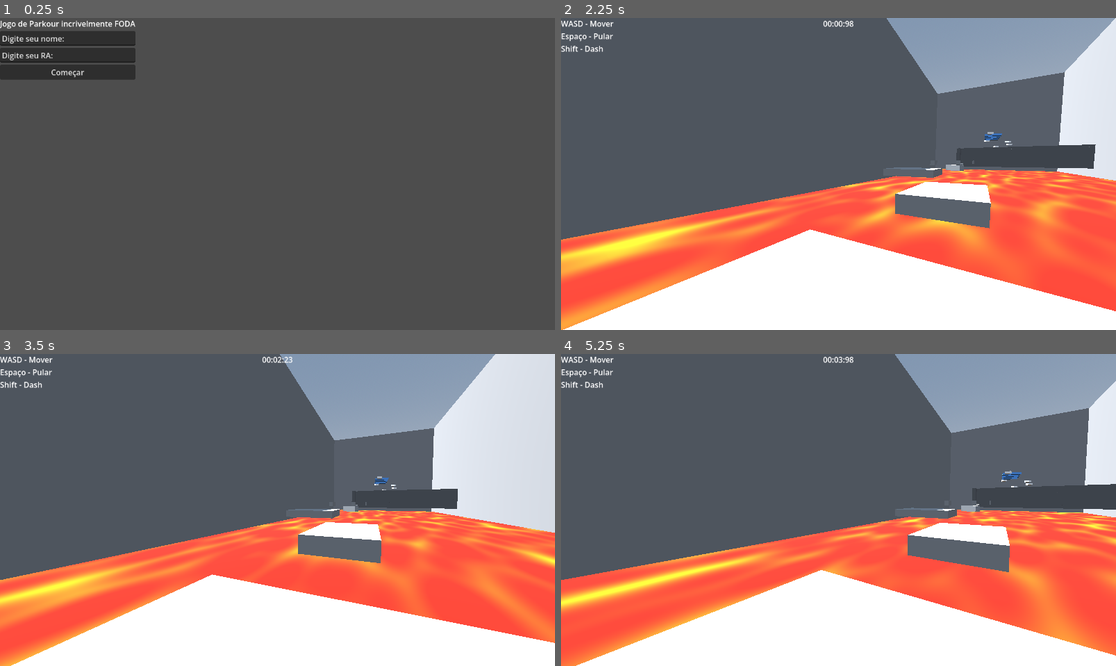
Above: before the commit, frames 1-4 (two rows, left to right).
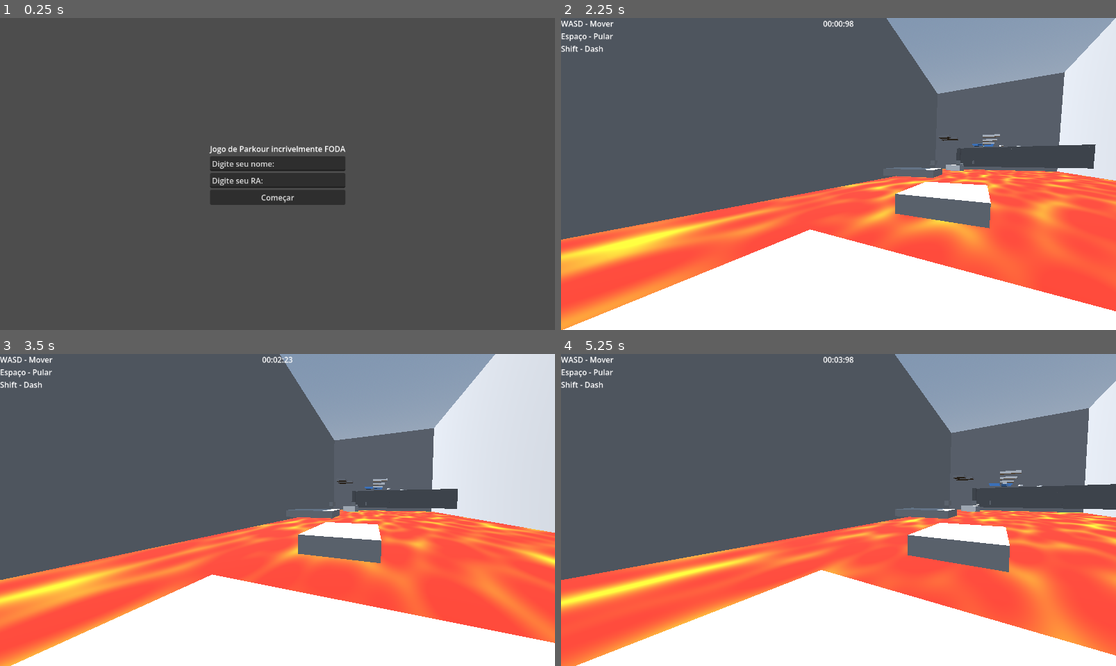
Above: after the commit, the same moments.

Repository: Hugouououo/UniGames
Game: Godot game, scene res://menu.tscn
Same seed, same stepped clock (60 frames per second), same inputs: the game is played once before the commit and once after it.
Inputs (mouse positions are in pixels of both pictures, inside the frame that each line leads up to):
- Up to frame 1 (0.25 s): no input
- Up to frame 2 (2.25 s): click "Começar" at 0.5 s; tap Enter (ui_accept) at 1.25, 1.52 s; move the mouse to (960, 158) at 1.27 s; hold Right (ui_right) 1.28-2.03 s; tap Shift (dash) at 1.35, 2.1 s; click (960, 158) at 1.42 s; move the mouse to (810, 174) at 2.02 s; hold Up (ui_up) from 2.03 s (still down)
- Up to frame 3 (3.5 s): keep holding Up (ui_up); tap Enter (ui_accept) at 2.27 s; move the mouse to (288, 503) at 2.77 s; tap Shift (dash) at 2.85 s
- Up to frame 4 (5.25 s): keep holding Up (ui_up); move the mouse to (832, 516) at 3.52 s; tap Shift (dash) at 3.6, 4.35, 5.1 s; click (832, 516) at 3.67 s; tap Enter (ui_accept) at 3.77, 4.52 s; move the mouse to (877, 513) at 4.27 s; move the mouse to (794, 506) at 5.02 s

The runs differ from the first frame. In frame 1, 7.2% of the frame differs, in the area x 0-63%, y 0-60%; in frame 2, 0.2%; in frame 3, 0.1%; in frame 4, 0.2%.

Commit message:
Plataforma que Some
Fiz umas plataformas que some a cada 3 segundos e estou fazendo uma que some quando o player relar nela.

Acho que já esta bom o jogo da pra gente colocar o final e nó criar a tabela de classificação.

Diff:
--- a/menu.tscn
+++ b/menu.tscn
@@ -9,10 +9,13 @@
 offset_bottom = 40.0
 
 [node name="VBoxContainer" type="VBoxContainer" parent="." unique_id=1669772939]
-layout_mode = 0
-offset_right = 281.00003
-offset_bottom = 128.0
-alignment = 1
+layout_mode = 1
+anchors_preset = -1
+offset_left = 435.5
+offset_top = 260.0
+offset_right = 716.5
+offset_bottom = 388.0
+alignment = 2
 
 [node name="LabelTitulo" type="Label" parent="VBoxContainer" unique_id=903782371]
 layout_mode = 2
--- /dev/null
+++ b/plataforme_inv_1.gd
@@ -0,0 +1,23 @@
+extends Node3D
+
+@export var tempo := 3.0
+@export var comeca_visivel := true
+
+@onready var mesh = self
+
+var visivel := true
+
+func _ready():
+	visivel = comeca_visivel
+	atualizar_estado()
+	ciclo()
+
+func ciclo():
+	while true:
+		await get_tree().create_timer(tempo).timeout
+		visivel = !visivel
+		atualizar_estado()
+
+func atualizar_estado():
+	mesh.visible = visivel
+	mesh.use_collision = visivel
--- /dev/null
+++ b/plataforme_inv_2.gd
@@ -0,0 +1,23 @@
+extends Node3D
+
+@export var tempo := 3.0
+@export var comeca_visivel := false
+
+@onready var mesh = self
+
+var visivel := true
+
+func _ready():
+	visivel = comeca_visivel
+	atualizar_estado()
+	ciclo()
+
+func ciclo():
+	while true:
+		await get_tree().create_timer(tempo).timeout
+		visivel = !visivel
+		atualizar_estado()
+
+func atualizar_estado():
+	mesh.visible = visivel
+	mesh.use_collision = visivel
--- /dev/null
+++ b/plataforme_inv_3.gd
@@ -0,0 +1,23 @@
+extends Node3D
+
+@export var tempo := 3.0
+@export var comeca_visivel := true
+
+@onready var mesh = self
+
+var visivel := true
+
+func _ready():
+	visivel = comeca_visivel
+	atualizar_estado()
+	ciclo()
+
+func ciclo():
+	while true:
+		await get_tree().create_timer(tempo).timeout
+		visivel = !visivel
+		atualizar_estado()
+
+func atualizar_estado():
+	mesh.visible = visivel
+	mesh.use_collision = visivel
--- /dev/null
+++ b/plataforme_inv_4.gd
@@ -0,0 +1,23 @@
+extends Node3D
+
+@export var tempo := 3.0
+@export var comeca_visivel := false
+
+@onready var mesh = self
+
+var visivel := true
+
+func _ready():
+	visivel = comeca_visivel
+	atualizar_estado()
+	ciclo()
+
+func ciclo():
+	while true:
+		await get_tree().create_timer(tempo).timeout
+		visivel = !visivel
+		atualizar_estado()
+
+func atualizar_estado():
+	mesh.visible = visivel
+	mesh.use_collision = visivel
--- /dev/null
+++ b/plataforme_inv_5.gd
@@ -0,0 +1,23 @@
+extends Node3D
+
+@export var tempo := 3.0
+@export var comeca_visivel := true
+
+@onready var mesh = self
+
+var visivel := true
+
+func _ready():
+	visivel = comeca_visivel
+	atualizar_estado()
+	ciclo()
+
+func ciclo():
+	while true:
+		await get_tree().create_timer(tempo).timeout
+		visivel = !visivel
+		atualizar_estado()
+
+func atualizar_estado():
+	mesh.visible = visivel
+	mesh.use_collision = visivel
--- /dev/null
+++ b/plataforme_inv_6.gd
@@ -0,0 +1,23 @@
+extends Node3D
+
+@export var tempo := 3.0
+@export var comeca_visivel := false
+
+@onready var mesh = self
+
+var visivel := true
+
+func _ready():
+	visivel = comeca_visivel
+	atualizar_estado()
+	ciclo()
+
+func ciclo():
+	while true:
+		await get_tree().create_timer(tempo).timeout
+		visivel = !visivel
+		atualizar_estado()
+
+func atualizar_estado():
+	mesh.visible = visivel
+	mesh.use_collision = visivel
--- /dev/null
+++ b/plataforme_some.gd
@@ -0,0 +1,26 @@
+extends StaticBody3D
+
+@export var tempo_para_sumir := 2.0
+
+@onready var mesh: MeshInstance3D = $MeshInstance3D
+@onready var colisao: CollisionShape3D = $CollisionShape3D
+@onready var area: Area3D = $Area3D
+
+var ativado := false
+
+func _ready():
+	area.body_entered.connect(_on_body_entered)
+
+func _on_body_entered(body):
+	if ativado:
+		return
+
+	if body.is_in_group("player"):
+		ativado = true
+		sumir()
+
+func sumir():
+	await get_tree().create_timer(tempo_para_sumir).timeout
+
+	mesh.visible = false
+	colisao.disabled = true
--- a/principal.tscn
+++ b/principal.tscn
@@ -8,6 +8,13 @@
 [ext_resource type="Script" uid="uid://bdu5073ctjf3b" path="res://lab.gd" id="6_jpj0s"]
 [ext_resource type="Script" uid="uid://broec2f2fig1r" path="res://plataforma_mov.gd" id="7_jpj0s"]
 [ext_resource type="PackedScene" uid="uid://xv2tsckrsff2" path="res://biblioteca_cores.tscn" id="8_qlig8"]
+[ext_resource type="Script" uid="uid://bnd4q1jvmbrcg" path="res://plataforme_inv_1.gd" id="9_iuule"]
+[ext_resource type="Script" uid="uid://cmwok5toqjl58" path="res://plataforme_inv_2.gd" id="10_eq8du"]
+[ext_resource type="Script" uid="uid://ed3kwxmxstl3" path="res://plataforme_inv_3.gd" id="11_cxgpi"]
+[ext_resource type="Script" uid="uid://dy7o76toplnps" path="res://plataforme_inv_4.gd" id="12_ynwup"]
+[ext_resource type="Script" uid="uid://pdgtadjsggx3" path="res://plataforme_inv_5.gd" id="13_rjysx"]
+[ext_resource type="Script" uid="uid://xb8q6bu3np4d" path="res://plataforme_inv_6.gd" id="14_75vob"]
+[ext_resource type="Script" uid="uid://b84sqt561mx4m" path="res://plataforme_some.gd" id="15_eq8du"]
 
 [sub_resource type="ProceduralSkyMaterial" id="ProceduralSkyMaterial_tr6oq"]
 sky_horizon_color = Color(0.66224277, 0.6717428, 0.6867428, 1)
@@ -77,6 +84,12 @@
 
 [sub_resource type="StandardMaterial3D" id="StandardMaterial3D_5jtgv"]
 albedo_color = Color(0.3968904, 0.6514348, 1, 1)
+
+[sub_resource type="BoxMesh" id="BoxMesh_cxgpi"]
+
+[sub_resource type="BoxShape3D" id="BoxShape3D_eq8du"]
+
+[sub_resource type="BoxShape3D" id="BoxShape3D_ynwup"]
 
 [node name="Principal" type="Node3D" unique_id=1734729434]
 
@@ -265,79 +278,79 @@
 material = SubResource("StandardMaterial3D_ek21e")
 
 [node name="CSGMesh3D9" type="CSGMesh3D" parent="." unique_id=934646003]
-transform = Transform3D(6.93, 0, 0, 0, 1, 0, 0, 0, 4.1616836, 149.22679, 0, 19.569792)
+transform = Transform3D(6.93, 0, 0, 0, 1, 0, 0, 0, 4.1616836, 158.14853, 0, 19.569792)
 use_collision = true
 mesh = SubResource("BoxMesh_ep5lw")
 material = SubResource("StandardMaterial3D_1g4wj")
 
 [node name="CSGMesh3D31" type="CSGMesh3D" parent="." unique_id=92138149]
-transform = Transform3D(2.1047666, 0, 0, 0, 1, 0, 0, 0, 1.0270802, 158.06398, 1.596535, 18.082052)
+transform = Transform3D(2.1047666, 0, 0, 0, 1, 0, 0, 0, 1.0270802, 167.88786, 1.596535, 20.227356)
 use_collision = true
 mesh = SubResource("BoxMesh_ep5lw")
 material = SubResource("StandardMaterial3D_1g4wj")
 
 [node name="CSGMesh3D32" type="CSGMesh3D" parent="." unique_id=434287674]
-transform = Transform3D(2.1047666, 0, 0, 0, 1, 0, 0, 0, 1.7116104, 163.41513, 2.9353006, 20.989487)
+transform = Transform3D(2.1047666, 0, 0, 0, 1, 0, 0, 0, 1.7116104, 164.54367, 2.9353006, 14.160921)
 use_collision = true
 mesh = SubResource("BoxMesh_ep5lw")
 material = SubResource("StandardMaterial3D_1g4wj")
 
 [node name="CSGMesh3D33" type="CSGMesh3D" parent="." unique_id=1457078611]
-transform = Transform3D(2.1047666, 0, 0, 0, 1, 0, 0, 0, 1.8776182, 167.90712, 4.339313, 18.305681)
+transform = Transform3D(2.1047666, 0, 0, 0, 1, 0, 0, 0, 1.8776182, 164.4719, 4.339313, 22.932262)
 use_collision = true
 mesh = SubResource("BoxMesh_ep5lw")
 material = SubResource("StandardMaterial3D_1g4wj")
 
 [node name="CSGMesh3D34" type="CSGMesh3D" parent="." unique_id=895996050]
-transform = Transform3D(2.1047666, 0, 0, 0, 1, 0, 0, 0, 1.9802911, 173.56854, 5.739525, 20.99415)
+transform = Transform3D(2.1047666, 0, 0, 0, 1, 0, 0, 0, 1.9802911, 173.56854, 5.739525, 22.948359)
 use_collision = true
 mesh = SubResource("BoxMesh_ep5lw")
 material = SubResource("StandardMaterial3D_1g4wj")
 
 [node name="CSGMesh3D35" type="CSGMesh3D" parent="." unique_id=688535473]
-transform = Transform3D(1.8364005, 0, -1.1050137, 0, 1, 0, 1.0284337, 0, 1.973144, 181.7566, 7.0883026, 19.453152)
+transform = Transform3D(1.8364005, 0, -1.1050137, 0, 1, 0, 1.0284337, 0, 1.973144, 181.7566, 7.0883026, 23.040525)
 use_collision = true
 mesh = SubResource("BoxMesh_ep5lw")
 material = SubResource("StandardMaterial3D_1g4wj")
 
 [node name="CSGMesh3D36" type="CSGMesh3D" parent="." unique_id=1437202644]
-transform = Transform3D(1.714035, 0, 1.3124846, 0, 1, 0, -1.2215264, 0, 1.8416669, 183.61765, 7.810255, 11.187672)
+transform = Transform3D(1.714035, 0, 1.3124846, 0, 1, 0, -1.2215264, 0, 1.8416669, 191.0498, 7.810255, 23.2626)
 use_collision = true
 mesh = SubResource("BoxMesh_ep5lw")
 material = SubResource("StandardMaterial3D_1g4wj")
 
 [node name="CSGMesh3D37" type="CSGMesh3D" parent="." unique_id=1939297060]
-transform = Transform3D(1.9222169, 0, -0.9212383, 0, 1, 0, 0.8573942, 0, 2.0653505, 179.18852, 8.990143, 4.972755)
+transform = Transform3D(1.9222169, 0, -0.9212383, 0, 1, 0, 0.8573942, 0, 2.0653505, 200.68115, 8.990143, 23.284534)
 use_collision = true
 mesh = SubResource("BoxMesh_ep5lw")
 material = SubResource("StandardMaterial3D_1g4wj")
 
 [node name="CSGMesh3D38" type="CSGMesh3D" parent="." unique_id=2113132847]
-transform = Transform3D(1.0318615, 0, -1.971077, 0, 1, 0, 1.8344766, 0, 1.1086967, 171.80687, 10.81065, 7.2191057)
+transform = Transform3D(1.0318615, 0, -1.971077, 0, 1, 0, 1.8344766, 0, 1.1086967, 213.52272, 10.81065, 24.275677)
 use_collision = true
 mesh = SubResource("BoxMesh_ep5lw")
 material = SubResource("StandardMaterial3D_1g4wj")
 
 [node name="CSGMesh3D39" type="CSGMesh3D" parent="." unique_id=810105198]
-transform = Transform3D(1.0318615, 0, -1.971077, 0, 1, 0, 1.8344766, 0, 1.1086967, 169.99956, 12.023262, 13.8567505)
+transform = Transform3D(1.0318615, 0, -1.971077, 0, 1, 0, 1.8344766, 0, 1.1086967, 220.90556, 12.023262, 24.844992)
 use_collision = true
 mesh = SubResource("BoxMesh_ep5lw")
 material = SubResource("StandardMaterial3D_1g4wj")
 
 [node name="CSGMesh3D40" type="CSGMesh3D" parent="." unique_id=1189633946]
-transform = Transform3D(1.0318615, 0, -1.971077, 0, 1, 0, 1.8344766, 0, 1.1086967, 163.91156, 14.474244, 1.86971)
+transform = Transform3D(1.0318615, 0, -1.971077, 0, 1, 0, 1.8344766, 0, 1.1086967, 227.57794, 14.474244, 13.239624)
 use_collision = true
 mesh = SubResource("BoxMesh_ep5lw")
 material = SubResource("StandardMaterial3D_1g4wj")
 
 [node name="CSGMesh3D42" type="CSGMesh3D" parent="." unique_id=1624925274]
-transform = Transform3D(-0.22388017, 0, -2.2486634, 0, 1, 0, 2.092826, 0, -0.24055105, 116.92578, 14.474244, 2.6998487)
+transform = Transform3D(-0.22388017, 0, -2.2486634, 0, 1, 0, 2.092826, 0, -0.24055105, 188.71059, 14.474244, 2.6998487)
 use_collision = true
 mesh = SubResource("BoxMesh_ep5lw")
 material = SubResource("StandardMaterial3D_1g4wj")
 
 [node name="CSGMesh3D41" type="CSGMesh3D" parent="." unique_id=1957932189]
-transform = Transform3D(1.7437179, 0, -1.266541, 0, 1, 0, 1.1787666, 0, 1.87356, 162.70128, 13.348283, 12.728684)
+transform = Transform3D(1.7437179, 0, -1.266541, 0, 1, 0, 1.1787666, 0, 1.87356, 228.007, 13.348283, 24.847744)
 use_collision = true
 mesh = SubResource("BoxMesh_ep5lw")
 material = SubResource("StandardMaterial3D_1g4wj")
@@ -409,7 +422,7 @@
 shape = SubResource("BoxShape3D_jpj0s")
 
 [node name="CSGMesh3D2" type="CSGMesh3D" parent="Plataforme_mov4" unique_id=1988342692]
-transform = Transform3D(2.68607, 0, 0, 0, 1, 0, 0, 0, 6.8, 109.17365, -0.7903881, 19.721432)
+transform = Transform3D(2.68607, 0, 0, 0, 1, 0, 0, 0, 6.8, 185.06366, -0.7903881, 19.721432)
 use_collision = true
 mesh = SubResource("BoxMesh_vwsrf")
 material = SubResource("StandardMaterial3D_5jtgv")
@@ -424,7 +437,7 @@
 shape = SubResource("BoxShape3D_jpj0s")
 
 [node name="CSGMesh3D2" type="CSGMesh3D" parent="Plataforme_mov5" unique_id=2042175376]
-transform = Transform3D(2.68607, 0, 0, 0, 1, 0, 0, 0, 6.8, 109.17365, -0.7903881, 19.721432)
+transform = Transform3D(2.68607, 0, 0, 0, 1, 0, 0, 0, 6.8, 182.46173, -0.7903881, 12.08427)
 use_collision = true
 mesh = SubResource("BoxMesh_vwsrf")
 material = SubResource("StandardMaterial3D_5jtgv")
@@ -439,7 +452,7 @@
 shape = SubResource("BoxShape3D_jpj0s")
 
 [node name="CSGMesh3D2" type="CSGMesh3D" parent="Plataforme_mov6" unique_id=402235620]
-transform = Transform3D(2.68607, 0, 0, 0, 1, 0, 0, 0, 6.8, 109.17365, -0.7903881, 19.721432)
+transform = Transform3D(2.68607, 0, 0, 0, 1, 0, 0, 0, 6.8, 180.95844, -0.7903881, 19.721432)
 use_collision = true
 mesh = SubResource("BoxMesh_vwsrf")
 material = SubResource("StandardMaterial3D_5jtgv")
@@ -454,7 +467,7 @@
 shape = SubResource("BoxShape3D_jpj0s")
 
 [node name="CSGMesh3D2" type="CSGMesh3D" parent="Plataforme_mov7" unique_id=83951602]
-transform = Transform3D(2.68607, 0, 0, 0, 1, 0, 0, 0, 6.8, 109.17365, -0.7903881, 19.721432)
+transform = Transform3D(2.68607, 0, 0, 0, 1, 0, 0, 0, 6.8, 180.9585, -0.7903881, 11.829609)
 use_collision = true
 mesh = SubResource("BoxMesh_vwsrf")
 material = SubResource("StandardMaterial3D_5jtgv")
@@ -475,3 +488,71 @@
 material = SubResource("StandardMaterial3D_5jtgv")
 
 [node name="biblioteca_cores" parent="." unique_id=601728892 instance=ExtResource("8_qlig8")]
+
+[node name="Plataforme_Inv1" type="CSGMesh3D" parent="." unique_id=779889972]
+transform = Transform3D(0.17971301, 0, 4.160284, 0, 1, 0, -6.9276686, 0, 0.10792346, 179.68083, 13.885108, 3.2247906)
+use_collision = true
+mesh = SubResource("BoxMesh_ep5lw")
+material = SubResource("StandardMaterial3D_1g4wj")
+script = ExtResource("9_iuule")
+
+[node name="Plataforme_Inv2" type="CSGMesh3D" parent="." unique_id=1337984580]
+transform = Transform3D(0.17971301, 0, 4.160284, 0, 1, 0, -6.9276686, 0, 0.10792346, 165.18877, 13.885108, 3.2247906)
+use_collision = true
+mesh = SubResource("BoxMesh_ep5lw")
+material = SubResource("StandardMaterial3D_1g4wj")
+script = ExtResource("10_eq8du")
+
+[node name="Plataforme_Inv3" type="CSGMesh3D" parent="." unique_id=1978974449]
+transform = Transform3D(0.17971301, 0, 4.160284, 0, 1, 0, -6.9276686, 0, 0.10792346, 151.34523, 13.885108, 3.2247906)
+use_collision = true
+mesh = SubResource("BoxMesh_ep5lw")
+material = SubResource("StandardMaterial3D_1g4wj")
+script = ExtResource("11_cxgpi")
+
+[node name="Plataforme_Inv4" type="CSGMesh3D" parent="." unique_id=2091636165]
+transform = Transform3D(0.17971301, 0, 4.160284, 0, 1, 0, -6.9276686, 0, 0.10792346, 137.40768, 13.885108, 3.2247906)
+use_collision = true
+mesh = SubResource("BoxMesh_ep5lw")
+material = SubResource("StandardMaterial3D_1g4wj")
+script = ExtResource("12_ynwup")
+
+[node name="Plataforme_Inv5" type="CSGMesh3D" parent="." unique_id=1972595835]
+transform = Transform3D(0.17971301, 0, 4.160284, 0, 1, 0, -6.9276686, 0, 0.10792346, 124.916595, 13.885108, 3.2247906)
+use_collision = true
+mesh = SubResource("BoxMesh_ep5lw")
+material = SubResource("StandardMaterial3D_1g4wj")
+script = ExtResource("13_rjysx")
+
+[node name="Plataforme_Inv6" type="CSGMesh3D" parent="." unique_id=1662876644]
+transform = Transform3D(0.17971301, 0, 4.160284, 0, 1, 0, -6.9276686, 0, 0.10792346, 111.4197, 13.885108, 3.2247906)
+use_collision = true
+mesh = SubResource("BoxMesh_ep5lw")
+material = SubResource("StandardMaterial3D_1g4wj")
+script = ExtResource("14_75vob")
+
+[node name="CSGMesh3D8" type="CSGMesh3D" parent="." unique_id=1687836996]
+transform = Transform3D(6.93, 0, 0, 0, 1, 0, 0, 0, 6.8, 110.86526, 12.355521, -13.168861)
+use_collision = true
+mesh = SubResource("BoxMesh_7cuts")
+
+[node name="Plataforme_some" type="StaticBody3D" parent="." unique_id=2105004004]
+transform = Transform3D(1, 0, 0, 0, 1, 0, 0, 0, 1, 0, 0, -0.8288307)
+script = ExtResource("15_eq8du")
+
+[node name="MeshInstance3D" type="MeshInstance3D" parent="Plataforme_some" unique_id=755878051]
+transform = Transform3D(6.9, 0, 0, 0, 1, 0, 0, 0, 4.16, 99.54, 12.22, -12.9)
+mesh = SubResource("BoxMesh_cxgpi")
+
+[node name="CollisionShape3D" type="CollisionShape3D" parent="Plataforme_some" unique_id=1495636354]
+transform = Transform3D(6.9, 0, 0, 0, 2, 0, 0, 0, 4.16, 99.54, 12.218187, -12.9)
+shape = SubResource("BoxShape3D_eq8du")
+
+[node name="Area3D" type="Area3D" parent="Plataforme_some" unique_id=1775024419]
+transform = Transform3D(1, 0, 0, 0, 1, 0, 0, 0, 1, 4.7815857, 7.5226603, -8.168979)
+collision_layer = 2
+
+[node name="CollisionShape3D" type="CollisionShape3D" parent="Plataforme_some/Area3D" unique_id=691072205]
+transform = Transform3D(6.9, 0, 0, 0, 2, 0, 0, 0, 4.16, 99.54, 12.21, -12.9)
+shape = SubResource("BoxShape3D_ynwup")
+disabled = true
Not shown, added: plataforme_inv_1.gd.uid
Not shown, added: plataforme_inv_2.gd.uid
Not shown, added: plataforme_inv_3.gd.uid
Not shown, added: plataforme_inv_4.gd.uid
Not shown, added: plataforme_inv_5.gd.uid
Not shown, added: plataforme_inv_6.gd.uid
Not shown, added: plataforme_some.gd.uid
